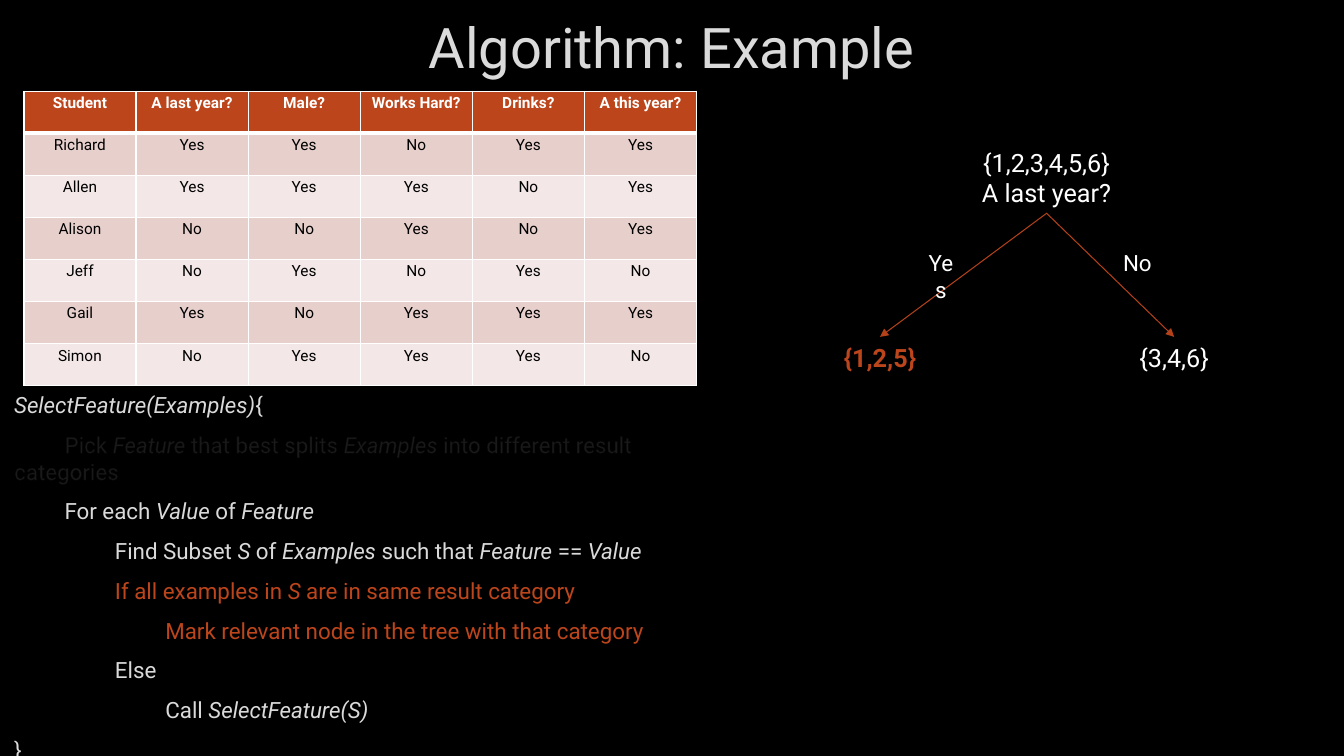
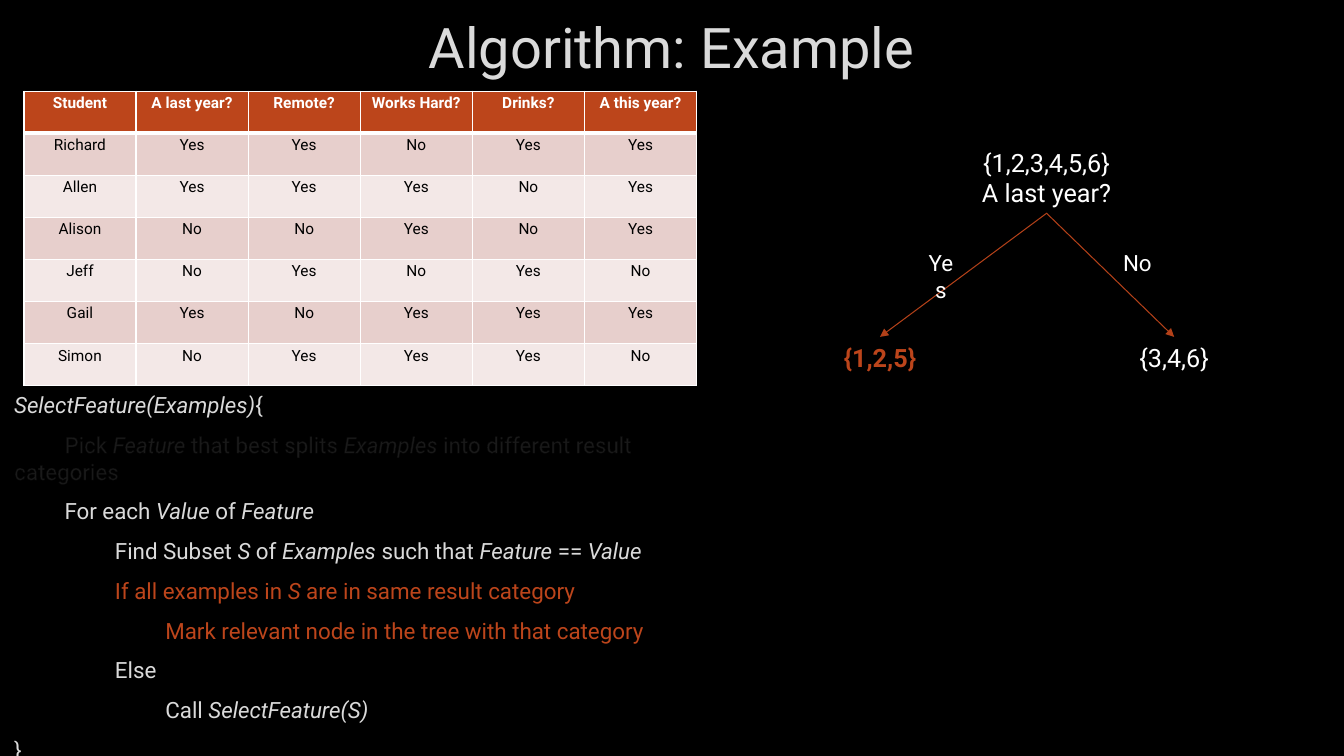
Before and after one commit to markfloryan/AI, a slide deck: slide 25 of slides/13-ML-DecisionTrees.pptx (slide 11 before the commit). Drawn at 1344x756 pixels with LibreOffice and Linux fonts; fonts in the diff are those of the drawing; background and template pictures are left out. Boxes give left, top, right and bottom in pixels: in the first picture for what was removed or moved away, otherwise in the second. Text is boxed around its words. In the diff, an @@ line names an element or a change of style, - is before the commit and + after.

```diff
--- a/slides/13-ML-DecisionTrees.pptx
+++ b/slides/13-ML-DecisionTrees.pptx
@@ table at (x1=24, y1=91, x2=696, y2=386) @@
-row 1, column 3: Male?
+row 1, column 3: Remote?
```
Also in this commit, not shown: 13 other slides changed, 14 slides added, 9 other files.
